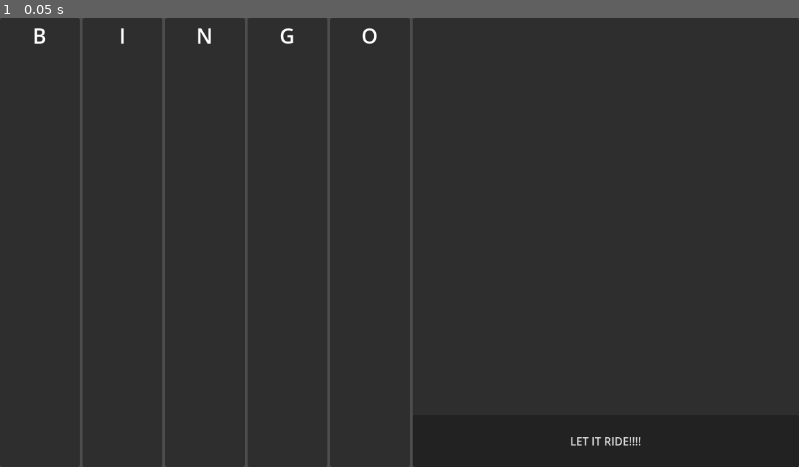
Above: before the commit, frame 1.
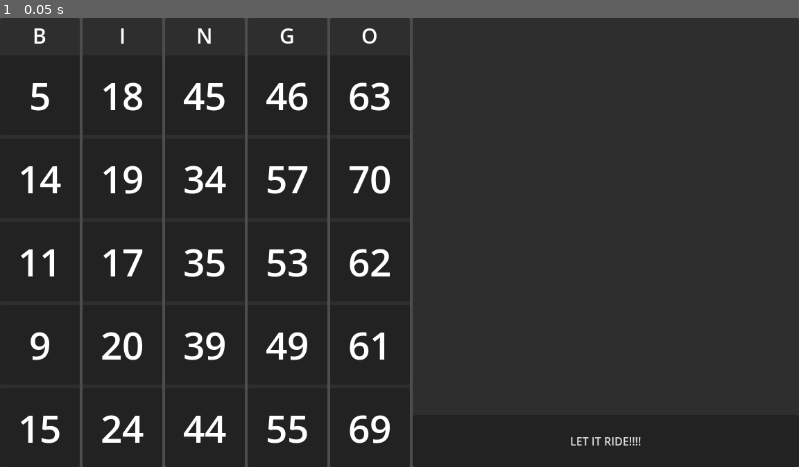
Above: after the commit, the same moment.

Repository: sander-lele/Vaga-lahe-bingo
Game: Godot game, scene res://main.tscn
Same seed, same stepped clock (60 frames per second), same inputs: the game is played once before the commit and once after it. The project has no main scene, so this scene is started directly.
Inputs:
- Up to frame 1 (0.05 s): no input

The runs differ from the first frame. In frame 1, 3.4% of the frame differs, in the area x 2-49%, y 14-95%.
Error before the commit: Parse Error: Expected expression after "==" operator. (res://main.gd:73)

Commit message:
Bingo 0.3
Now theres a title screen!

Diff:
--- a/bingo/main.gd
+++ b/bingo/main.gd
@@ -7,10 +7,19 @@
 var NumberScene = preload("res://number.tscn")
 
 var BallCount : int = 48
-var DrawnNumber : Array = []
+var DrawnNumber : Array[int] = []
+var CheckedNumbers : Array[int] = []
 var PossibleDraws : Array = range(1,76)
 #These are the numbers in each letter
 var BingoArray : Dictionary = {"B":[],"I":[],"N":[],"G":[],"O":[]}
+
+var MidCheck : bool = false
+
+var DiagonalWin : bool = false
+var CornerWin : bool = false
+var MidWin : bool = false
+var FullWin : bool = false
+var JackpotWin : bool = false
 
 #These show the possible number range for each letter
 var BingoArrayRange : Dictionary = {"B":range(1,16),"I":range(16,31),"N":range(31,46),"G":range(46,61),"O":range(61,76)}
@@ -30,6 +39,7 @@
 	#$pressed.play()
 	if DrawnNumber.has(inst.number):
 		inst.disabled = true
+		CheckedNumbers.append(inst.number)
 		check_game_state()
 
 func button_hoverd(inst):
@@ -38,9 +48,25 @@
 		pass
 
 func check_game_state():
-	if DrawnNumber.count() <= 33:
+	var DrawnNumberCount : int = DrawnNumber.size()
+	if check_board_space(["N2"]) and MidWin == false and MidCheck == true:
+		MidWin = true
+		print("mid win")
+	if DrawnNumberCount <= 33:
 		#Checks for a corner game
-		check_board_space("B",0)
+		if check_board_space(["B0","B4","O4","O0"]) == true and CornerWin == false:
+			CornerWin = true
+			print("corner win")
+	if DrawnNumberCount <= 38:
+		#Checks for a diagonal game
+		if check_board_space(["B0","B4","I1","I3","N2","G1","G3","O0","O4"]) == true and DiagonalWin == false:
+			DiagonalWin = true
+			print("diagonal win")
+	if DrawnNumberCount <= 48:
+		#Checks for a full game
+		if check_board_space([]) and FullWin == false:
+			FullWin = true
+			print("big win")
 
 func _physics_process(_delta: float) -> void:
 	#Please please please remove later
@@ -69,11 +95,24 @@
 func Update_info_panel():
 	$Split/InfoPanel/VBoxContainer/NumbersPanel.text = str(DrawnNumber)
 
-func check_board_space(Letter : string, Index : int):
-	if BingoArray[Letter][Index] ==:
+func check_board_space(Balls : Array[String]):
+	#This function accepts the a string that is a bingo letter and the index of the letters array.
+	#Returns true if a number is present in CheckedNumbers in the given position.
+	if Balls.size() != 0:
+		for Ball in Balls:
+			var BallLetter : String = Ball[0]
+			var BoardIndex : int = int(Ball[1])
+			if BingoArray[BallLetter][BoardIndex] not in CheckedNumbers:
+				return false
 		return true
 	else:
-		return false
+		#Can't be botherd to type in all of the board positions.
+		#Empty array asumes to check every single position
+		for key in BingoArray:
+			for i in 5:
+				if BingoArray[key][i] not in CheckedNumbers:
+					return false
+		return true
 
 func convert_number_to_bingo_ball(Num : int):
 	var Result : String = ""
@@ -89,11 +128,16 @@
 		Result = "O"+str(Num)
 	return Result
 
+var FirstNNumber : bool = false
+
 func _on_number_button_pressed() -> void:
 	#gets called when a ball is drawn
 	if BallCount >= 1:
 		BallCount -= 1
 		DrawnNumber.append(PossibleDraws[0])
+		#Chekcs for mid win
+		if PossibleDraws[0] >= 31 and PossibleDraws[0] <= 45 and MidCheck == false:
+			MidCheck = true
 		PossibleDraws.pop_front()
 		Update_info_panel()
 	else:
--- /dev/null
+++ b/bingo/title.gd
@@ -0,0 +1,20 @@
+extends Control
+
+
+
+
+
+func _on_play_button_pressed() -> void:
+	get_tree().change_scene_to_file("res://main.tscn")
+
+
+func _on_exit_button_pressed() -> void:
+	get_tree().quit()
+
+
+func _on_guide_button_pressed() -> void:
+	$GuidePanel.visible = true
+
+
+func _on_guide_close_pressed() -> void:
+	$GuidePanel.visible = false
--- /dev/null
+++ b/bingo/title.tscn
@@ -0,0 +1,120 @@
+[gd_scene format=3 uid="uid://dtl2eck4qrax6"]
+
+[ext_resource type="Script" uid="uid://c2elbpiwq7put" path="res://title.gd" id="1_y7k74"]
+
+[sub_resource type="LabelSettings" id="LabelSettings_oyqm6"]
+font_size = 36
+
+[sub_resource type="LabelSettings" id="LabelSettings_y7k74"]
+font_size = 30
+
+[node name="Title" type="Control" unique_id=2103161983]
+layout_mode = 3
+anchors_preset = 15
+anchor_right = 1.0
+anchor_bottom = 1.0
+grow_horizontal = 2
+grow_vertical = 2
+script = ExtResource("1_y7k74")
+
+[node name="VBoxContainer" type="VBoxContainer" parent="." unique_id=592202332]
+layout_mode = 1
+anchors_preset = 15
+anchor_right = 1.0
+anchor_bottom = 1.0
+grow_horizontal = 2
+grow_vertical = 2
+alignment = 1
+
+[node name="Label" type="Label" parent="VBoxContainer" unique_id=2051418313]
+layout_mode = 2
+text = "Very cool bingo for very cool people"
+label_settings = SubResource("LabelSettings_oyqm6")
+horizontal_alignment = 1
+vertical_alignment = 1
+
+[node name="VBoxContainer" type="VBoxContainer" parent="VBoxContainer" unique_id=1649619470]
+custom_minimum_size = Vector2(0, 200)
+layout_mode = 2
+
+[node name="PlayButton" type="Button" parent="VBoxContainer/VBoxContainer" unique_id=839226794]
+custom_minimum_size = Vector2(200, 0)
+layout_mode = 2
+size_flags_horizontal = 4
+size_flags_vertical = 3
+text = "Play"
+
+[node name="GuideButton" type="Button" parent="VBoxContainer/VBoxContainer" unique_id=1482487331]
+custom_minimum_size = Vector2(200, 0)
+layout_mode = 2
+size_flags_horizontal = 4
+size_flags_vertical = 3
+text = "How to play"
+
+[node name="ExitButton" type="Button" parent="VBoxContainer/VBoxContainer" unique_id=1430587923]
+custom_minimum_size = Vector2(200, 0)
+layout_mode = 2
+size_flags_horizontal = 4
+size_flags_vertical = 3
+text = "Exit
+"
+
+[node name="GuidePanel" type="Panel" parent="." unique_id=1344505727]
+custom_minimum_size = Vector2(750, 350)
+layout_mode = 1
+anchors_preset = 8
+anchor_left = 0.5
+anchor_top = 0.5
+anchor_right = 0.5
+anchor_bottom = 0.5
+offset_left = -20.0
+offset_top = -20.0
+offset_right = 20.0
+offset_bottom = 20.0
+grow_horizontal = 2
+grow_vertical = 2
+
+[node name="VBoxContainer" type="VBoxContainer" parent="GuidePanel" unique_id=342659527]
+layout_mode = 1
+anchors_preset = 15
+anchor_right = 1.0
+anchor_bottom = 1.0
+grow_horizontal = 2
+grow_vertical = 2
+
+[node name="HBoxContainer" type="HBoxContainer" parent="GuidePanel/VBoxContainer" unique_id=2040790578]
+layout_mode = 2
+alignment = 2
+
+[node name="GuideClose" type="Button" parent="GuidePanel/VBoxContainer/HBoxContainer" unique_id=649897004]
+custom_minimum_size = Vector2(100, 50)
+layout_mode = 2
+text = "close"
+
+[node name="Label" type="Label" parent="GuidePanel/VBoxContainer" unique_id=1521072623]
+layout_mode = 2
+size_flags_horizontal = 3
+text = "How to play:"
+label_settings = SubResource("LabelSettings_y7k74")
+horizontal_alignment = 1
+vertical_alignment = 1
+
+[node name="Label2" type="Label" parent="GuidePanel/VBoxContainer" unique_id=1344927115]
+custom_minimum_size = Vector2(500, 0)
+layout_mode = 2
+text = "You can draw a total of 48 balls. Each ball is marked with a letter and a number.
+If one of the drawn balls match one of the numbers on your board, then you can mark it by clicking it.
+If the marked numbers match certain patterns you can games to earn points.
+The following games are:
+Middle square game: Won if the first N ball matches your middle square.
+Corner game: Won if the first 33 balls mark all of the center squares.
+Diagonal game: Won if the first 38 balls form 2 diagonals by marking 9 squares.
+Full game: Won if all the squares on the grid are marked. "
+horizontal_alignment = 1
+vertical_alignment = 1
+autowrap_mode = 3
+
+[connection signal="pressed" from="VBoxContainer/VBoxContainer/PlayButton" to="." method="_on_play_button_pressed"]
+[connection signal="pressed" from="VBoxContainer/VBoxContainer/GuideButton" to="." method="_on_guide_button_pressed"]
+[connection signal="pressed" from="VBoxContainer/VBoxContainer/ExitButton" to="." method="_on_exit_button_pressed"]
+[connection signal="pressed" from="GuidePanel/VBoxContainer/HBoxContainer/GuideClose" to="." method="_on_guide_close_pressed"]
Not shown, added: bingo/title.gd.uid
